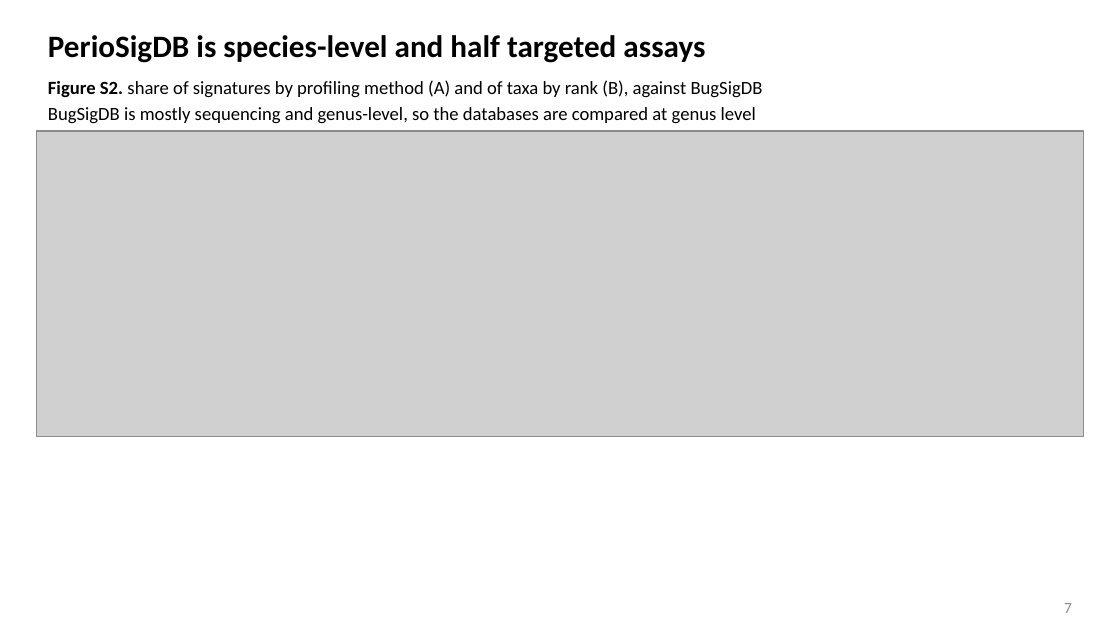
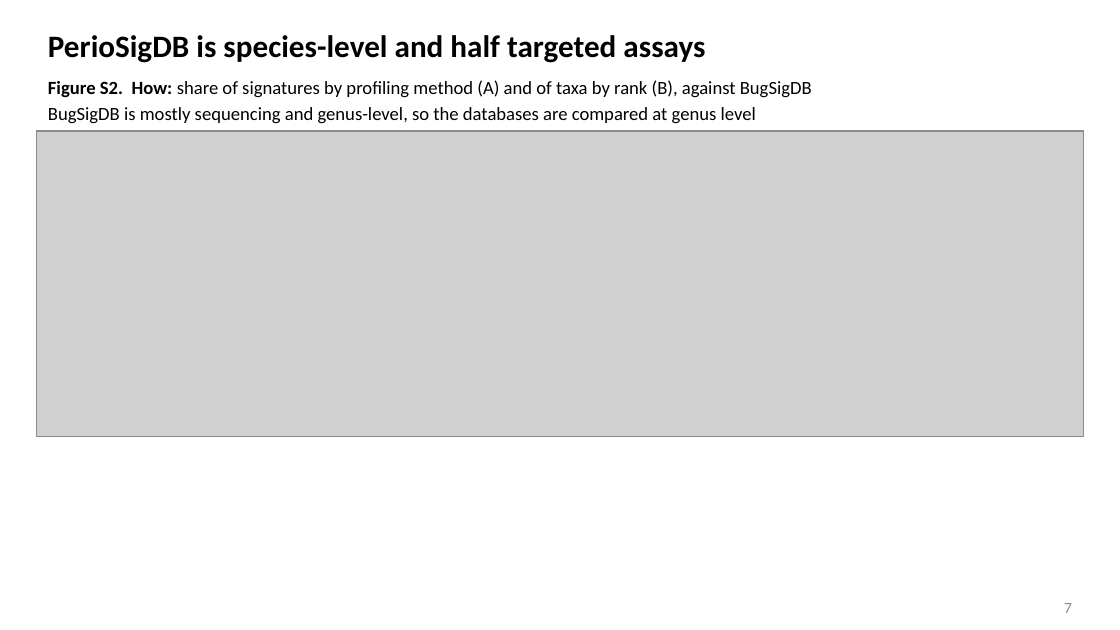
Before and after one commit to ccb-hms/perio-bugs, a slide deck: slide 7 of reports/metadata_options/periosigdb_figures.pptx. Drawn at 1120x630 pixels with LibreOffice and Linux fonts; fonts in the diff are those of the drawing; grey boxes stand for pictures. Boxes give left, top, right and bottom in pixels: in the first picture for what was removed or moved away, otherwise in the second. Text is boxed around its words. In the diff, an @@ line names an element or a change of style, - is before the commit and + after.

```diff
--- a/reports/metadata_options/periosigdb_figures.pptx
+++ b/reports/metadata_options/periosigdb_figures.pptx
@@ text at <box>48,80,812,98</box>: text changed @@
-Figure S2. share of signatures by profiling method (A) and of taxa by rank (B), against BugSigDB
+Figure S2. How: share of signatures by profiling method (A) and of taxa by rank (B), against BugSigDB
```
Also in this commit, not shown: 12 other slides changed, 16 other files.
